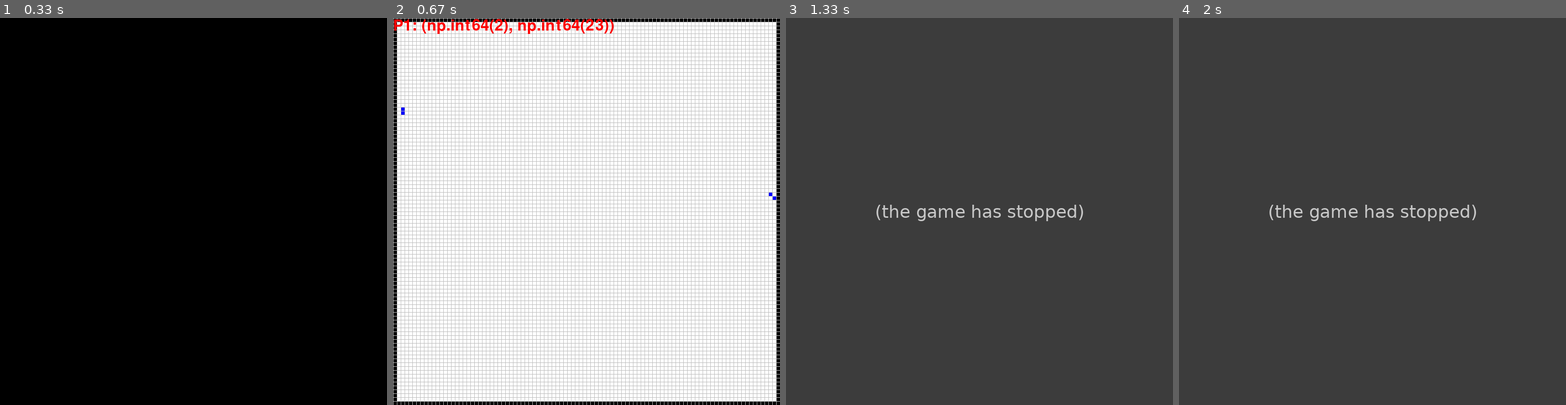
Above: before the commit, frames 1-4 (left to right).
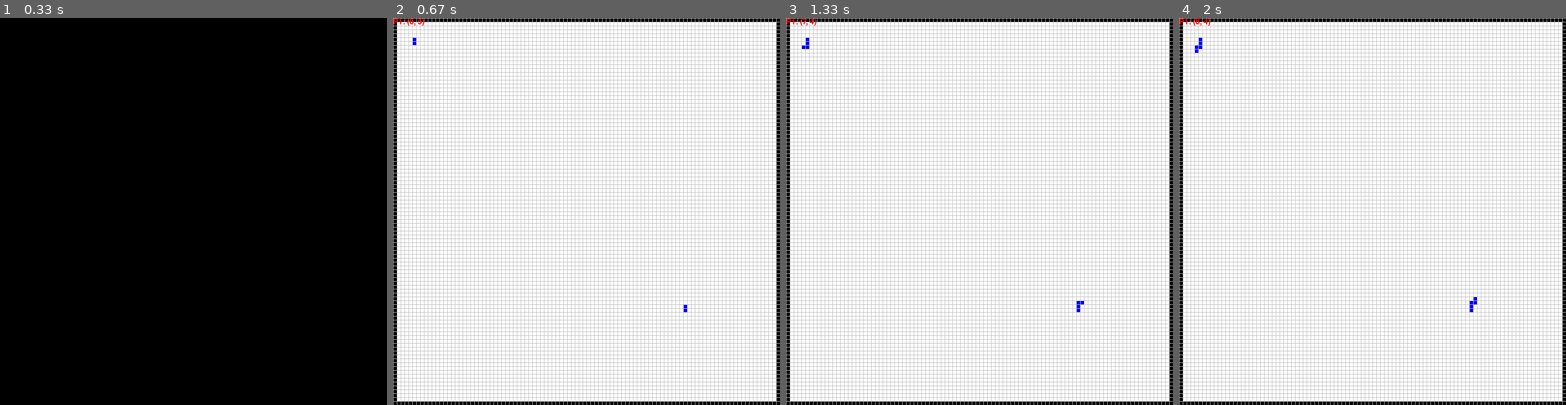
Above: after the commit, the same moments.

Repository: skulumani/tron
Game: pygame game, started from interface.py
The game is run twice, just before and just after one commit, with the same random seed, the same clock (stepped at 60 frames per second) and the same inputs.
Inputs:
- Up to frame 1 (0.33 s): no input
- Up to frame 2 (0.67 s): hold Right from 0.33 s (still down)
- Up to frame 3 (1.33 s): release Right at 0.8 s; hold Up 0.83-1.13 s; hold Right from 1.17 s (still down)
- Up to frame 4 (2 s): release Right at 1.72 s; hold Left from 1.75 s (still down)

Frame 1 is identical in both runs. In frame 2, 0.8% of the frame differs, in the area x 0-99%, y 0-76%; in frame 3, 100%, in the area x 0-100%, y 0-100%; in frame 4, 100%.
Error before the commit: IndexError: index 100 is out of bounds for axis 0 with size 100 (tron.py line 273); the game stopped at 1.17 s (later frames are placeholders)

Commit message:
Flip numpy array axes for pygame display

Diff:
--- a/interface.py
+++ b/interface.py
@@ -3,15 +3,25 @@
 
 import tron
 
+COLORS = {key:value[0:3] for key, value in pygame.colordict.THECOLORS.items()}
+
+class Text():
+
+    def __init__(self,size=16):
+        self.font = pygame.font.Font(pygame.font.get_default_font(), size)
+
+    def draw(self, string, color=COLORS['red']):
+        return self.font.render(string, True, color)
+
 class UserInterface():
-    COLORS = {key:value[0:3] for key, value in pygame.colordict.THECOLORS.items()}
 
     def __init__(self):
 
         # instantiate the game
+        # TODO - define colors for the total number of players in game - dark variants for head
         self.game = tron.Tron(size=100, num_players=2)
         observation = self.game.reset()
-        self.done = False
+        self.running = True
 
         board = observation['board']
         rows = observation['board'].shape[0]
@@ -30,25 +40,26 @@
         self.image = np.zeros((rows, cols, 3))
         self.image.fill(255) # everything white
         # build obstacles - only once
-        self.image[board[:,:,0] == 1] = UserInterface.COLORS['black']
+        self.image[board[:,:,0] == 1] = COLORS['black']
         self.surf = pygame.Surface((self.image.shape[0], self.image.shape[1]))
         self.scaled_surf = pygame.Surface((self.WIDTH, self.HEIGHT))
 
         # text object
-        self.font = pygame.font.Font(pygame.font.get_default_font(), 32)
-        self.text_surf = self.font.render("test", True, UserInterface.COLORS['red'])
+        self.position_text = Text(size=16)
 
     def _build_board(self, observation):
-        """Turn current game state into image array for pygame"""
+        """Turn current game state into surface for pygame"""
 
         board = observation['board']
 
-        # draw players
+        # draw tails
         for ii in range(1, board.shape[2]):
-            self.image[board[:, :, ii] == 1] = UserInterface.COLORS['blue']
+            self.image[board[:, :, ii] == 1] = COLORS['blue']
+
+        # draw heads
 
         # build surface
-        pygame.surfarray.blit_array(self.surf, self.image)
+        pygame.surfarray.blit_array(self.surf, self.image.swapaxes(0, 1))
 
     def _draw_grid(self, surf):
         """Draw a grid onto the larger surface"""
@@ -56,28 +67,23 @@
         if self.cellsize >= 8:
             # vertical lines
             for r in range(self.image.shape[0]):
-                pygame.draw.line(surf, UserInterface.COLORS['gray'], (r*self.cellsize,0), (r*self.cellsize, self.WIDTH))
+                pygame.draw.line(surf, COLORS['gray'], (r*self.cellsize,0), (r*self.cellsize, self.WIDTH))
 
             # horizontal
             for c in range(self.image.shape[1]):
-                pygame.draw.line(surf, UserInterface.COLORS['gray'], (0, c*self.cellsize), (self.HEIGHT, c*self.cellsize))
+                pygame.draw.line(surf, COLORS['gray'], (0, c*self.cellsize), (self.HEIGHT, c*self.cellsize))
 
-        return surf
-
-    def _draw_text(self, surf, string):
-        self.text_surf = self.font.render(string, True, UserInterface.COLORS['red'])
-        surf.blit(self.text_surf,(0,0))
         return surf
 
     def process_input(self):
         action = None
         for event in pygame.event.get():
             if event.type == pygame.QUIT:
-                self.done = True
+                self.running = False
                 break
             if event.type == pygame.KEYDOWN:
                 if event.key == pygame.K_ESCAPE:
-                    self.done = True
+                    self.running = False
                 elif event.key in (pygame.K_RIGHT,):
                     action = tron.Turn.RIGHT_90
                 elif event.key in (pygame.K_LEFT,):
@@ -98,9 +104,13 @@
         # draw surface
         self._build_board(observation)
 
-        self.scaled_surf = pygame.transform.scale(self.surf, (self.WIDTH, self.HEIGHT))
+        pygame.transform.scale(self.surf, (self.WIDTH, self.HEIGHT), self.scaled_surf)
         self.scaled_surf = self._draw_grid(self.scaled_surf)
-        self.scaled_surf = self._draw_text(self.scaled_surf, "P1: {}".format(observation['positions'][0]))
+
+        # flip image
+        # self.scaled_surf = pygame.transform.flip(self.scaled_surf, False, True)
+        # add text
+        self.scaled_surf.blit(self.position_text.draw("P1: {}".format(observation['positions'][0])), (0,0))
 
         # self.window.fill(UserInterface.COLORS['white'])
         self.window.blit(self.scaled_surf, (0, 0))
@@ -108,10 +118,12 @@
 
     def run(self):
         """Game loop"""
-        while not self.done:
+        done = False
+        while self.running:
             action = self.process_input()
-            if action is not None:
+            if action is not None and not done:
                 observation, done, status = self.update(action, action)
+                print(observation['positions'][0])
                 self.render(observation)
             self.clock.tick(60)
 
--- a/tron.py
+++ b/tron.py
@@ -39,10 +39,10 @@
              (0, -1), # W
              (-1, -1)] # NW
 
-    NORTH_FACING = [0, 1, 7]
+    NORTH_FACING = [7, 1, 0]
     SOUTH_FACING = [3, 4, 5]
     EAST_FACING = [1, 2, 3]
-    WEST_FACING = [7, 6, 5]
+    WEST_FACING = [5,6,7]
 
     ORIENTATION = [NORTH_FACING,
                    EAST_FACING,
@@ -55,15 +55,15 @@
         Args:
             y (int): Y coordinate of player in grid (row)
             x (int): X coordinate of player in grid (col)
-            orientation (int): orientation of player 0 <= orientation <= 7
+            orientation (intEnum): orientation of player 0 <= orientation <= 7
         """
 
         self.x = x
         self.y = y
-        self.orientation = int(orientation)
+        self.orientation = Orientation(orientation)
 
         # save state history
-        self.states = [{'x': self.x, 'y': self.y, 'orientation': self.orientation}]
+        self.states = [{'y': self.y, 'x': self.x, 'orientation': self.orientation}]
 
     def act(self, action):
         """Rotate and move 1 unit forward
@@ -77,7 +77,7 @@
                  2: big CW turn
         """
 
-        self.orientation = int((self.orientation + action) % 8)
+        self.orientation = Orientation((self.orientation + action) % 8)
         dy, dx = Player.STEPS[self.orientation]
 
         self.x += dx
@@ -122,30 +122,35 @@
         self.grid = self._define_grid()
 
         # initialize all the players
-
-        # random location near wall
-        # random orientation away from the wall or always towards center
-        # wall_gap = np.random.randint(0, 3) # distance from wall
-        wall_gap = 2
-        # wall_distance = np.random.choise(np.arange(2*self.size - 1), self.num_players) # distance along wall boundary
-
-        # initialize half of players on top wall and other half on bottom
-        # player 1 - bottom wall
-        # player 2 - top wall
-        self.players = [ ]
-        # self.players.append(Player(self.halfsize, self.halfsize, Orientation.N))
-        # self.players.append(Player(3, 2, Orientation.S))
-        # self.num_players = 2
-        x_location = np.random.choice(np.arange(1, self.size), self.num_players)
-        for x in x_location:
-            y = np.random.choice([self.size - 1 - wall_gap, wall_gap])
-            orientation_options = Player.NORTH_FACING if y > self.halfsize else Player.SOUTH_FACING
-
-            self.players.append(Player(y, x, np.random.choice(orientation_options)))
+        # self.players = self._init_players()
+        self.players = self._init_two_players()
 
         self._update()
         observation = self._get_observation()
         return observation
+
+    def _init_players(self):
+        players = []
+
+        wall_gap = 2
+        rows = self.grid.shape[0]
+        cols = self.grid.shape[1]
+        # random locations for players on top/bottom
+        x_location = np.random.choice(np.arange(0+wall_gap, cols+1-wall_gap), self.num_players)
+        for x in x_location:
+            y = np.random.choice([wall_gap, rows-1-wall_gap])
+            orientation_options = Player.NORTH_FACING if y > self.halfsize else Player.SOUTH_FACING
+
+            players.append(Player(y, x, np.random.choice(orientation_options)))
+
+        return players
+
+    def _init_two_players(self):
+        players = []
+        players.append(Player(5, 5, Orientation.E))
+        players.append(Player(75,75, Orientation.W))
+        self.num_players = 2
+        return players
 
     def _define_grid(self):
         """Define game board
